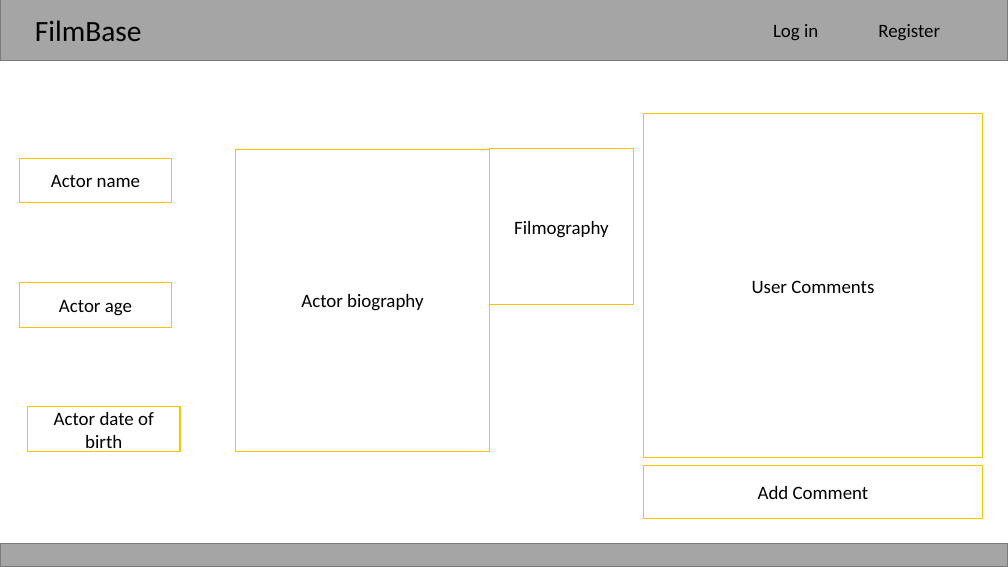
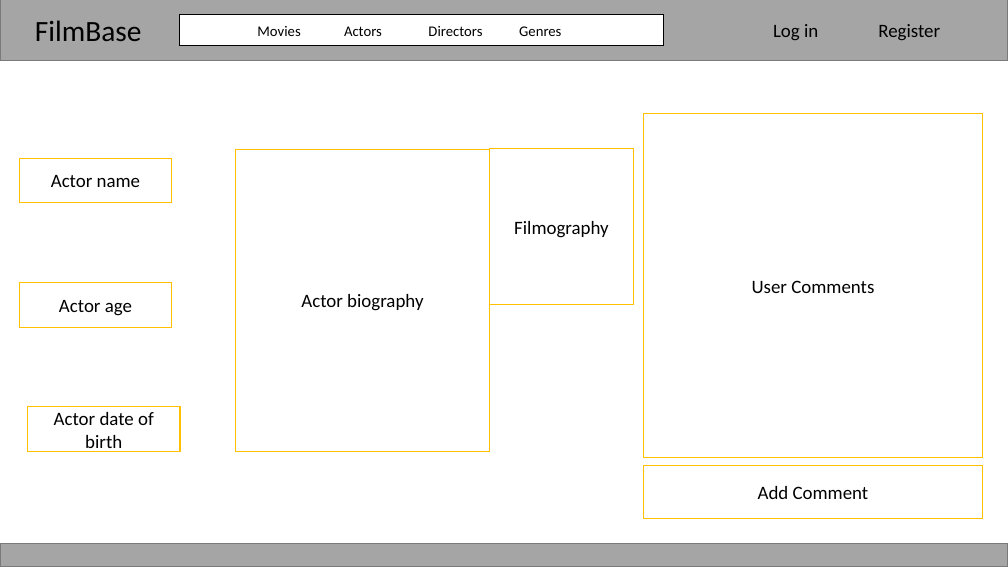
Before and after one commit to DMU-CTEC2902/AP-Repo, a slide deck: slide 7 of MovieReviewWebsite/MovieReviewWebsite/Documentation/Sketches/ScreenDesigns.pptx (slide 5 before the commit). Drawn at 1008x567 pixels with LibreOffice and Linux fonts; fonts in the diff are those of the drawing. Boxes give left, top, right and bottom in pixels: in the first picture for what was removed or moved away, otherwise in the second. Text is boxed around its words. In the diff, an @@ line names an element or a change of style, - is before the commit and + after.

```diff
--- a/MovieReviewWebsite/MovieReviewWebsite/Documentation/Sketches/ScreenDesigns.pptx
+++ b/MovieReviewWebsite/MovieReviewWebsite/Documentation/Sketches/ScreenDesigns.pptx
@@ rectangle added at box(180, 15, 664, 45), fill #FFFFFF, outline #000000 1 pt, 14 pt, text #000000 @@
+Movies Actors Directors Genres
```
Also in this commit, not shown: 5 other slides changed, 3 slides added.
